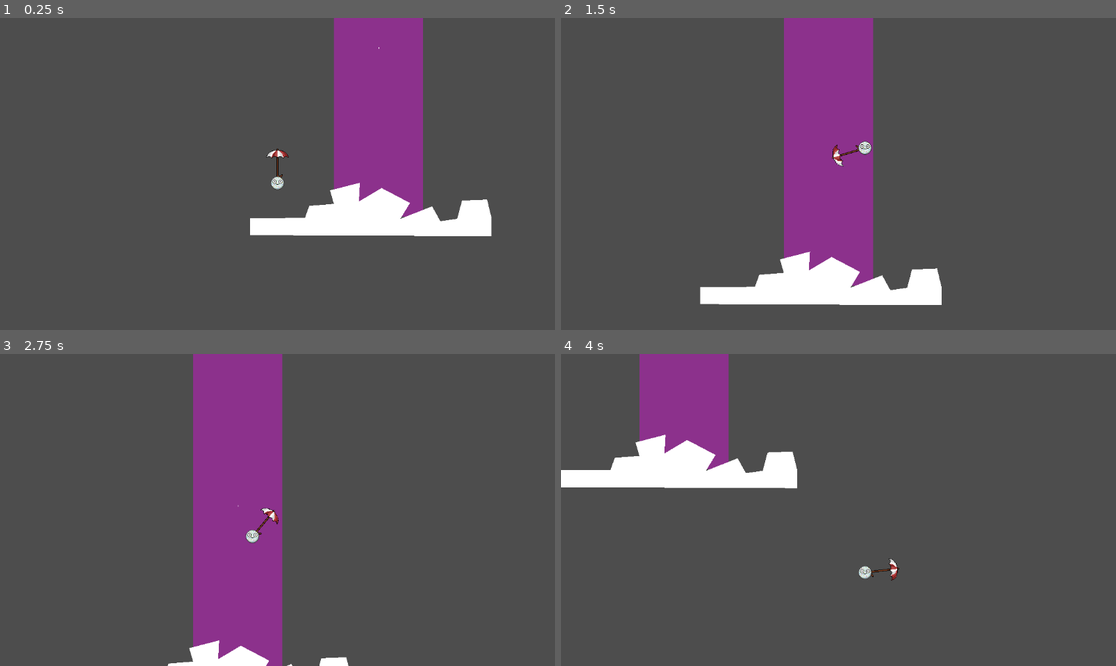
Above: before the commit, frames 1-4 (two rows, left to right).
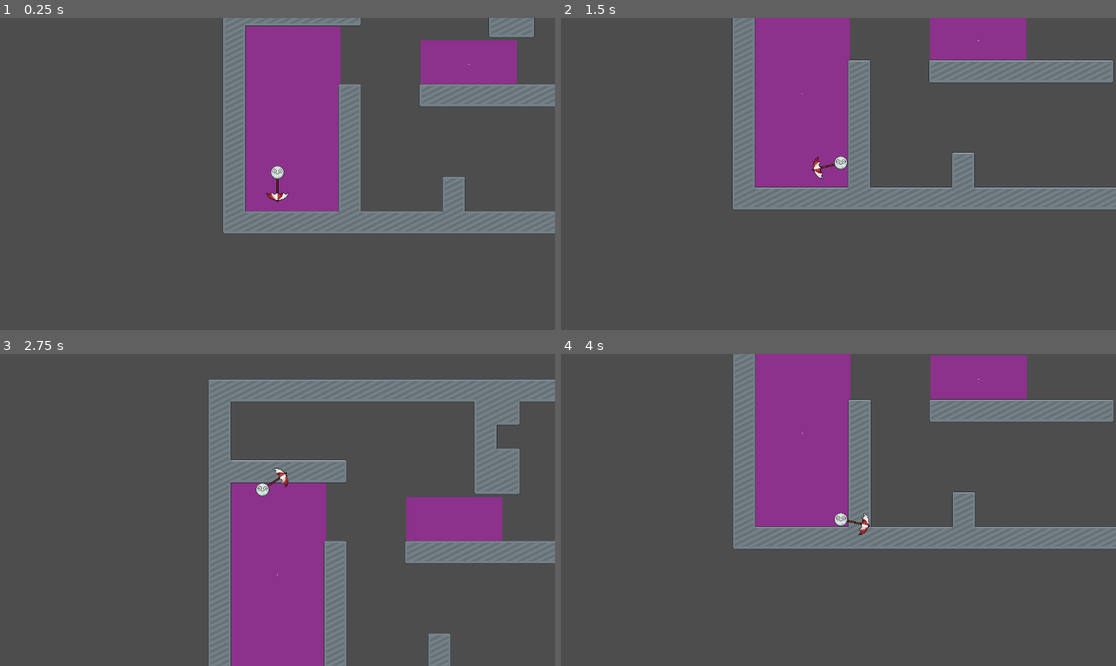
Above: after the commit, the same moments.

Repository: AnJ95/shiny-umbrella
Game: Godot game, scene res://scenes/tilemap/tilemap_test.tscn
Same seed, same stepped clock (60 frames per second), same inputs: the game is played once before the commit and once after it. Before the commit the project starts from res://scenes/node_2d.tscn.
Inputs (mouse positions are in pixels of both pictures, inside the frame that each line leads up to):
- Up to frame 1 (0.25 s): no input
- Up to frame 2 (1.5 s): move the mouse to (960, 158) at 0.52 s; hold W (up) 0.53-1.28 s; hold D (right) from 0.53 s (still down); move the mouse to (727, 189) at 1.27 s; tap W (up) at 1.35 s
- Up to frame 3 (2.75 s): tap W (up) at 1.52, 1.82 s; move the mouse to (333, 441) at 2.02 s; release D (right) at 2.03 s; hold A (left) from 2.03 s (still down); hold W (up) from 2.03 s (still down)
- Up to frame 4 (4 s): move the mouse to (810, 572) at 2.77 s; release A (left) at 2.78 s; release W (up) at 2.78 s; hold D (right) from 2.78 s (still down); tap W (up) at 2.85, 3.02, 3.32 s; move the mouse to (1005, 556) at 3.52 s; hold W (up) from 3.53 s (still down)

The runs differ from the first frame. In frame 1, 32% of the frame differs, in the area x 40-100%, y 0-70%; in frame 2, 25%; in frame 3, 29%; in frame 4, 31%.

Commit message:
Player movement rewrite
Added consts and different control factors to player movement depending on state

Diff:
--- a/project.godot
+++ b/project.godot
@@ -11,7 +11,7 @@
 [application]
 
 config/name="Shiny Umbrella"
-run/main_scene="res://scenes/node_2d.tscn"
+run/main_scene="res://scenes/tilemap/tilemap_test.tscn"
 config/features=PackedStringArray("4.3", "Mobile")
 config/icon="res://icon.svg"
 
--- a/scenes/node_2d.tscn
+++ b/scenes/node_2d.tscn
@@ -22,3 +22,10 @@
 size = Vector2i(185, 700)
 angle = 270.0
 strength = 35.0
+
+[node name="Wind2" parent="." instance=ExtResource("2_accfn")]
+position = Vector2(239, -284)
+rotation = -0.256536
+size = Vector2i(465, 230)
+angle = 350.0
+strength = 200.0
--- a/scenes/player/player.gd
+++ b/scenes/player/player.gd
@@ -1,49 +1,121 @@
 extends CharacterBody2D
 
+#Max speed of player, caps length of velocity each frame
+const MAX_SPEED = SPEED*2.0
+#Movement speed of player (maximum grounded speed)
 const SPEED = 300.0
-const JUMP_VELOCITY = -400.0
-#Safe area from rain
-const rainProtectionAngle = 30.0
+
+
+#MOVEMENT CONTROL CONSTS (grounded control factor = 1)
+#Movement control while in air
+const AIR_CONTROL = .8
+#Movement control while in wind
+const WIND_AIR_CONTROL = .6
+#Factor for movement, altered if in air or in wind
+var control_factor = 1.0
+
+#JUMP VARIABLES
+#Velocity applied on jump
+const JUMP_VELOCITY = -300.0
+#Jump startup time, can hold space to rise further
+const JUMP_TIME = 0.2
+#Current jump duration
+var jump_timer = 0.0
+
+#Time able to jump after leaving platform in delta
+const COYOTE_TIME = 0.2
+#Timer for counting time since leaving platform
+var coyote_timer = 0.0
+
+#INERTIA FACTORS - Fraction of Second (delta) to reach max speed or stop depending on control, ground, air
+#Fraction of second that movement needs to be applied to reach full speed
+const MOVEMENT_INERTIA_FACTOR = 10.0
+#Fraction of second to stop on ground
+const GROUND_INERTIA_FACTOR = 5.0
+#Fraction of second to stop in air (if SPEED is reached)
+const AIR_INERTIA_FACTOR = 1.0
+
+#BOOLS
+#Currently affected by wind
+var in_wind = false
+#Currently jumping
+var jumping = false
+
+var acceleration = Vector2(0.0,0.0)
+
+#Damping of wind force each frame
+const WIND_DAMPING = 0.2
+#Wind force applied each frame (added to velocity)
+var wind_force = Vector2(0.0,0.0)
+
+#Angle of protection of umbrella in degrees
+const UMBRELLA_PROTECTION_ANGLE = 30.0
 var hp = 100.0
 var umbrella_direction = Vector2(0.0,1.0)
 #Umbrella Angle in degrees
 var umbrellaAngle = 0.0
-var acceleration = Vector2(0.0,0.0)
-var damping = 0.5
 
 func _physics_process(delta: float) -> void:
 	# Add the gravity.
+	control_factor = 1.0
 	if not is_on_floor():
+		control_factor = AIR_CONTROL
+		if in_wind:
+			control_factor = WIND_AIR_CONTROL
+		coyote_timer += delta
 		velocity += get_gravity() * delta
-
+	else:
+		jumping = false
+		coyote_timer = 0.0
+	if jumping == true:
+		jump_timer += delta
+	else:
+		jump_timer = 0.0
 	# Handle jump.
-	if Input.is_action_just_pressed("up") and is_on_floor():
-		velocity.y = JUMP_VELOCITY
-
+	if Input.is_action_just_pressed("up"):
+		if (is_on_floor() or coyote_timer <= COYOTE_TIME):
+			jumping = true
+			velocity.y = JUMP_VELOCITY
+	if Input.is_action_pressed("up"):
+		if(jumping == true and jump_timer <= JUMP_TIME):
+			velocity.y -= get_gravity().y/2.0*delta
 	# Get the input direction and handle the movement/deceleration.
 	# As good practice, you should replace UI actions with custom gameplay actions.
 	var direction := Input.get_axis("left", "right")
 	if direction:
-		velocity.x = direction * SPEED
+		velocity.x = move_toward(velocity.x,direction * SPEED * control_factor, SPEED * control_factor*delta*MOVEMENT_INERTIA_FACTOR)
 	else:
-		velocity.x = move_toward(velocity.x, 0, SPEED)
+		if is_on_floor():
+			velocity.x = move_toward(velocity.x, 0, SPEED*GROUND_INERTIA_FACTOR*delta)
+		else:
+			velocity.x = move_toward(velocity.x, 0, SPEED*AIR_INERTIA_FACTOR*delta)
 
 	var winds = $umbrella/windable.get_wind_properties()
+	#If not in wind, wind_force decays by damping factor each second
+	if(winds.size() == 0):
+		wind_force = wind_force * (1.0-WIND_DAMPING)
+		in_wind = false
+	else:
+		wind_force = Vector2(0.0,0.0)
+		in_wind = true
 	for wind in winds:
 		var wind_direction = Vector2.from_angle(deg_to_rad(wind.angle))
 		if(umbrella_direction.dot(wind_direction)>=0.4):
 			print("in wind")
-			acceleration = wind_direction*wind.strength
+			wind_force += wind_direction*wind.strength
 		else:
-			acceleration = wind_direction*wind.strength/2.0
-	velocity += acceleration
+			acceleration = 0.0
+	velocity += wind_force*SPEED*delta
+	if(velocity.length()>=MAX_SPEED):
+		velocity = velocity.normalized()*MAX_SPEED
 	move_and_slide()
-	acceleration = acceleration * damping
+
+
 
 func applyRain(rainAngle):
 	var angleDiff = wrapf(rainAngle - umbrellaAngle,0.0,360.0)
 	#if protected from rain
-	if(angleDiff >= 90-rainProtectionAngle && angleDiff <= 90+rainProtectionAngle ):
+	if(angleDiff >= 90-UMBRELLA_PROTECTION_ANGLE && angleDiff <= 90+UMBRELLA_PROTECTION_ANGLE ):
 		pass
 	#not protected from rain
 	else:
--- a/scenes/player/player.tscn
+++ b/scenes/player/player.tscn
@@ -12,6 +12,7 @@
 radius = 14.0
 
 [sub_resource type="CapsuleShape2D" id="CapsuleShape2D_0ipyr"]
+radius = 9.0
 height = 54.0
 
 [sub_resource type="AtlasTexture" id="AtlasTexture_go3gj"]
@@ -102,18 +103,18 @@
 [node name="umbrella" type="Area2D" parent="."]
 
 [node name="CollisionPolygon2D" type="CollisionPolygon2D" parent="umbrella"]
-position = Vector2(13, 0)
+position = Vector2(3, 0)
 polygon = PackedVector2Array(40, -23, 40, 23, 51, 16, 55, 6, 55, -6, 51, -16)
 
 [node name="windable" parent="umbrella" instance=ExtResource("6_8sffo")]
-position = Vector2(37, 0)
+position = Vector2(27, 0)
 
 [node name="CollisionShape2D" type="CollisionShape2D" parent="umbrella/windable"]
 position = Vector2(22, 0)
 shape = SubResource("CapsuleShape2D_0ipyr")
 
 [node name="umbrella_sprite" type="AnimatedSprite2D" parent="umbrella"]
-position = Vector2(41, 0)
+position = Vector2(31, 0)
 rotation = 1.5708
 sprite_frames = SubResource("SpriteFrames_5redo")
 
